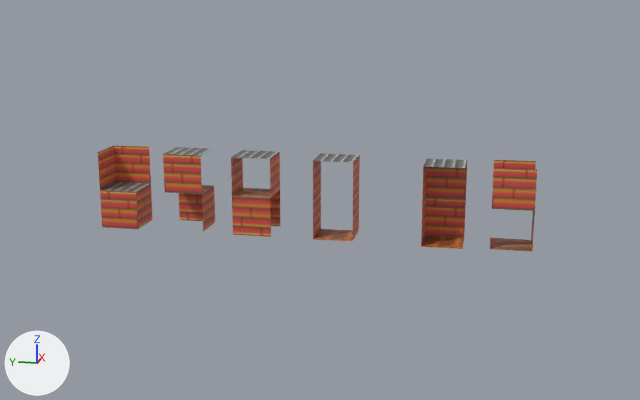
A saved change to the glTF model Screenaze Remake/Screenaze.glb.
Both versions are drawn from a 50 mm camera at (-21.42, -5.11, 6.25) aimed at (0.09, -0.81, 0.87). Arrows for +X, +Y and +Z are at lower left; the lights stay in place. Where no turn or scale is listed for an object, it has been applied to the vertices.

Before the edit, the objects in view are built like this:
```python
me_plane_001 = bpy.data.meshes.new('Plane.001')
me_plane_001.from_pydata(...)  # 12 vertices, 12 faces; spans x -0.5..0.5, y -0.5..0.5, z 0.0..2.0
me_plane_001.materials.append(mat_material_001)  # picture img_lvlatlas1
me_plane_002 = bpy.data.meshes.new('Plane.002')
me_plane_002.from_pydata(...)  # 12 vertices, 12 faces; spans x -0.5..0.5, y -0.5..0.5, z 0.0..2.0
me_plane_002.materials.append(mat_material_001)  # picture img_lvlatlas1
me_plane_003 = bpy.data.meshes.new('Plane.003')
me_plane_003.from_pydata(...)  # 12 vertices, 12 faces; spans x -0.5..0.5, y -0.5..0.5, z 0.0..2.0
me_plane_003.materials.append(mat_material_001)  # picture img_lvlatlas1
ob_higherwall_col = bpy.data.objects.new('HIgherWall.col', me_plane_002)
ob_higherwall_col.location = (0.0, 0.84, 0.0)
ob_highleft_col = bpy.data.objects.new('HighLeft.col', me_plane_003)
ob_highleft_col.location = (0.09, 2.66, 0.0)
ob_mainwall_col = bpy.data.objects.new('MainWall.col', me_plane_001)
ob_mainwall_col.location = (0.0, -1.25, 0.0)
# also in view: 'LowerWallTurn.col' at (0.0, 4.4, 1.0); 'LowerWall.col' at (0.0, -5.6, 1.0); 'Right.col' at (0.0, -3.95, 0.97)
```
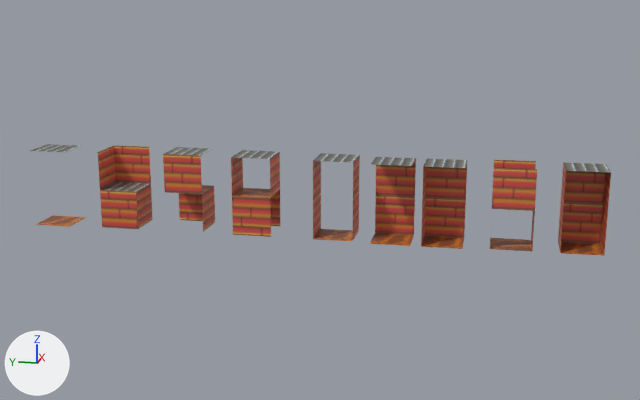
Boxes (x1, y1, x2, y2) around the edits, measured in the pictures (640 x 400 px):
'StartEndWall.col', added (brown): after (558, 162, 611, 256)
'3Way.col', added (brown): after (370, 157, 416, 246)
'4Way.col', added: after (30, 144, 86, 227)

The edits, one by one:
Mesh me_plane_007 is new.
It has 12 vertices, 16 faces and spans x -0.5..0.5, y -0.5..0.5, z 0.0..2.0.
It uses material mat_material_001 (picture img_lvlatlas1).
Mesh me_plane_005 is new.
It has 8 vertices, 4 faces and spans x -0.5..0.5, y -0.5..0.5, z 0.0..2.0.
It uses material mat_material_001 (picture img_lvlatlas1).
Mesh me_plane_004 is new.
It has 10 vertices, 8 faces and spans x -0.5..0.5, y -0.5..0.5, z 0.0..2.0.
It uses material mat_material_001 (picture img_lvlatlas1).
Object 'StartEndWall.col' (ob_startendwall_col) is new; it shows me_plane_007.
Its location is (0.0, -7.25, 0.0).
Object '4Way.col' (ob_4way_col) is new; it shows me_plane_005.
Its location is (0.0, 6.32, -0.03).
Object '3Way.col' (ob_3way_col) is new; it shows me_plane_004.
Its location is (0.0, -2.68, -0.03).
